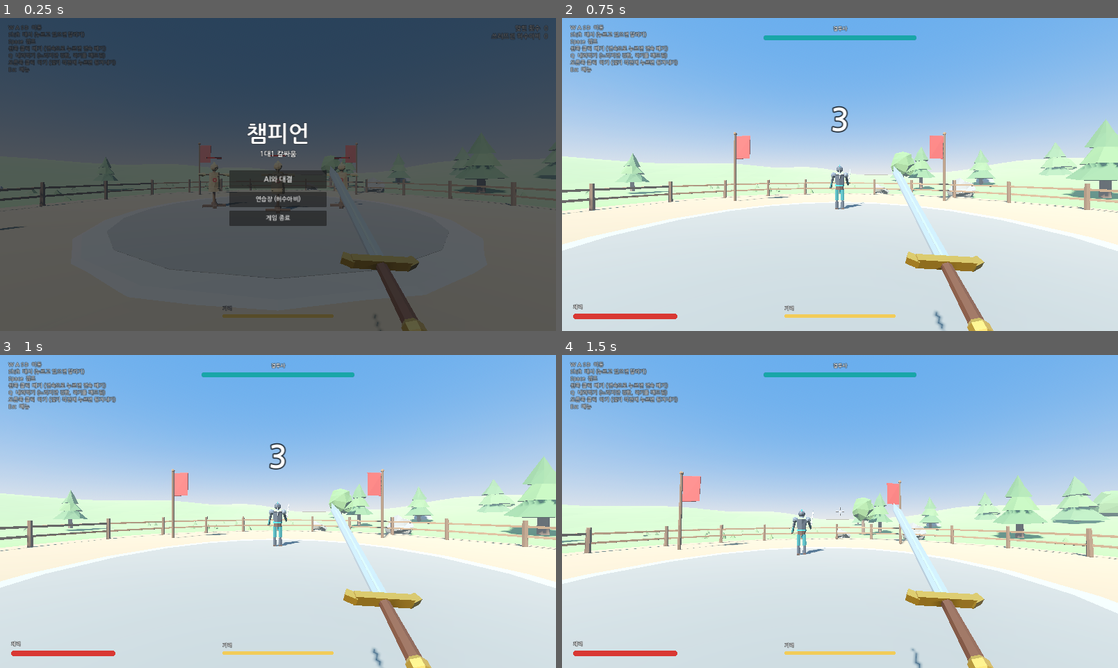
Above: before the commit, frames 1-4 (two rows, left to right).
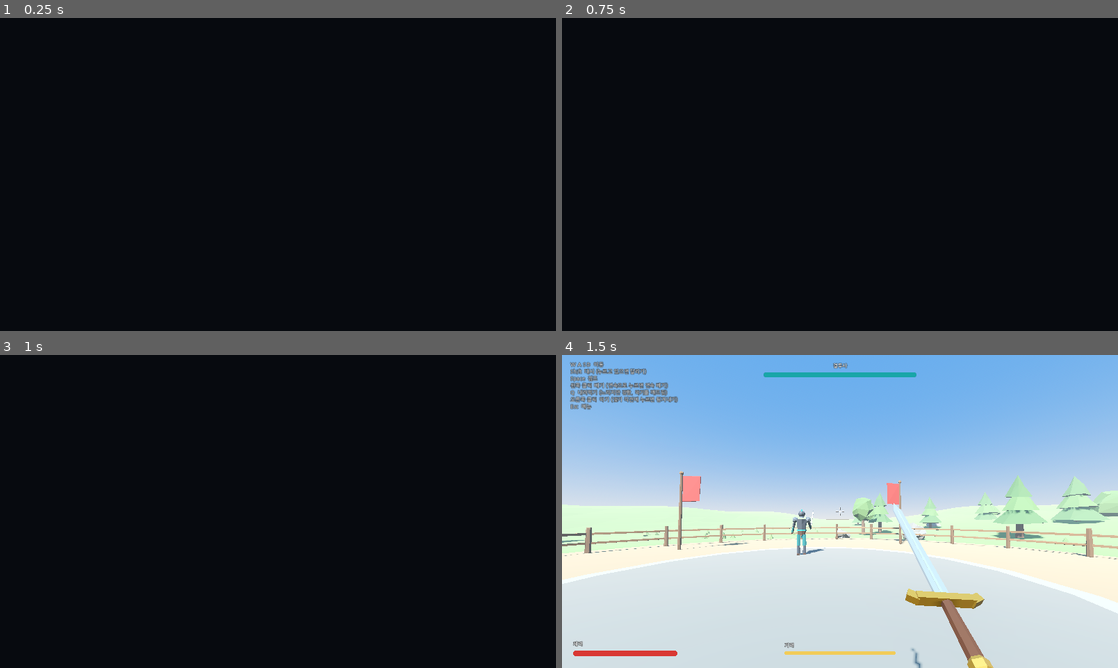
Above: after the commit, the same moments.

Repository: Dinosaur-894985/Champion
Game: Godot game, scene res://scenes/main.tscn
Same seed, same stepped clock (60 frames per second), same inputs: the game is played once before the commit and once after it.
Inputs (mouse positions are in pixels of both pictures, inside the frame that each line leads up to):
- Up to frame 1 (0.25 s): no input
- Up to frame 2 (0.75 s): click "AI와 대결" at 0.5 s
- Up to frame 3 (1 s): no input
- Up to frame 4 (1.5 s): tap Enter at 1.25 s; move the mouse to (867, 511) at 1.27 s; press the mouse at (867, 511) at 1.28 s; hold W (move_forward) from 1.28 s (still down)

The runs differ from the first frame. In frame 1, 100% of the frame differs, in the area x 0-100%, y 0-100%; in frame 2, 100%; in frame 3, 100%; in frame 4, nothing differs.

Commit message:
공격할 때 끊김 줄이기
- 칼이 부딪힐 때 잠깐 켜던 빛(OmniLight) 제거: 새 빛이 생기면 웹에서 그래픽 준비를 다시 해서 크게 멈칫함
- 시작할 때 화면을 잠깐 가린 채 불꽃, 파편, 피해 숫자, 번쩍임, 잔상을 미리 한 번씩 그려 둠
- 히트스톱(맞힐 때 멈칫하는 연출)을 조금 짧고 약하게
- 자동 점검에 프레임 시간 기록 추가

Co-Authored-By: Claude Opus 5.5 <noreply@anthropic.com>
Claude-Session: https://claude.ai/code/session_01Au6hqnzNnoTsPKPicnu5WT

Diff:
--- a/scripts/duelist.gd
+++ b/scripts/duelist.gd
@@ -558,3 +558,20 @@
 	tw.tween_property(label, "modulate:a", 0.0, 0.8).set_delay(0.3)
 	tw.tween_property(label, "outline_modulate:a", 0.0, 0.8).set_delay(0.3)
 	tw.chain().tween_callback(label.queue_free)
+
+
+## 시작 전에 맞았을 때 효과(번쩍임, 피해 숫자)를 한 번 그려 둔다.
+func warmup(pos: Vector3) -> void:
+	_flash = 0.05
+	# 숫자 글자도 크기별로 미리 그려 둔다 (글자를 처음 만들 때도 멈칫한다)
+	for size in [72, 96]:
+		var label := Label3D.new()
+		label.text = "0123456789"
+		label.billboard = BaseMaterial3D.BILLBOARD_ENABLED
+		label.no_depth_test = true
+		label.font_size = size
+		label.outline_size = 18
+		label.pixel_size = 0.0005
+		get_parent().add_child(label)
+		label.global_position = pos
+		get_tree().create_timer(0.3, false).timeout.connect(label.queue_free)
--- a/scripts/dummy.gd
+++ b/scripts/dummy.gd
@@ -196,3 +196,20 @@
 		target.y = _hp_root.global_position.y
 		if target.distance_to(_hp_root.global_position) > 0.01:
 			_hp_root.look_at(target, Vector3.UP, true)
+
+
+## 시작 전에 맞았을 때 효과(번쩍임, 피해 숫자)를 한 번 그려 둔다.
+func warmup(pos: Vector3) -> void:
+	_flash = 0.05
+	# 숫자 글자도 크기별로 미리 그려 둔다 (글자를 처음 만들 때도 멈칫한다)
+	for size in [72, 96]:
+		var label := Label3D.new()
+		label.text = "0123456789"
+		label.billboard = BaseMaterial3D.BILLBOARD_ENABLED
+		label.no_depth_test = true
+		label.font_size = size
+		label.outline_size = 18
+		label.pixel_size = 0.0005
+		get_parent().add_child(label)
+		label.global_position = pos
+		get_tree().create_timer(0.3, false).timeout.connect(label.queue_free)
--- a/scripts/fx.gd
+++ b/scripts/fx.gd
@@ -23,7 +23,6 @@
 	m.shading_mode = BaseMaterial3D.SHADING_MODE_UNSHADED
 	m.albedo_color = color
 	p.material_override = m
-	_flash_light(world, pos, color)
 
 
 ## 몸에 맞은 자리에서 작은 조각들이 튄다.
@@ -55,15 +54,3 @@
 	p.emitting = true
 	p.get_tree().create_timer(life + 0.3, false).timeout.connect(p.queue_free)
 	return p
-
-
-static func _flash_light(world: Node, pos: Vector3, color: Color) -> void:
-	var light := OmniLight3D.new()
-	light.light_color = color
-	light.light_energy = 4.0
-	light.omni_range = 3.0
-	world.add_child(light)
-	light.global_position = pos
-	var tw := light.create_tween()
-	tw.tween_property(light, "light_energy", 0.0, 0.18)
-	tw.tween_callback(light.queue_free)
--- a/scripts/hud.gd
+++ b/scripts/hud.gd
@@ -264,6 +264,19 @@
 	get_tree().paused = true
 
 
+## 잠깐 화면을 검게 가린다 (그 사이 효과를 미리 그려 둠).
+func cover(seconds: float) -> void:
+	var rect := ColorRect.new()
+	rect.color = Color(0.03, 0.04, 0.06)
+	rect.set_anchors_preset(Control.PRESET_FULL_RECT)
+	rect.mouse_filter = Control.MOUSE_FILTER_IGNORE
+	_root.add_child(rect)
+	var tw := rect.create_tween()
+	tw.tween_interval(seconds)
+	tw.tween_property(rect, "modulate:a", 0.0, 0.2)
+	tw.tween_callback(rect.queue_free)
+
+
 func hide_menu() -> void:
 	_overlay.visible = false
 	_menu_kind = ""
--- a/scripts/main.gd
+++ b/scripts/main.gd
@@ -42,6 +42,8 @@
 		_setup_duel()
 	else:
 		_setup_practice()
+
+	_warmup()
 
 	if first_launch:
 		hud.show_menu("start")
@@ -78,6 +80,24 @@
 	duelist.died.connect(_on_round_end.bind(true))
 	player.died.connect(_on_round_end.bind(false))
 	player.controls_enabled = false
+
+
+## 효과(불꽃, 파편, 피해 숫자, 번쩍임)를 시작 전에 한 번씩 몰래 그려 둔다.
+## 처음 그릴 때 그래픽 준비(셰이더 컴파일)로 화면이 멈칫하는데, 특히 웹에서 심하다.
+## 그래서 싸우는 도중이 아니라 시작 화면이 가려진 동안 미리 해 둔다.
+func _warmup() -> void:
+	hud.cover(0.5)
+	var cam := player.camera
+	var p := cam.global_position - cam.global_transform.basis.z * 2.5
+	Fx.sparks(self, p, Vector3.UP, 4)
+	Fx.sparks(self, p, Vector3.UP, 4, Color(0.7, 0.9, 1.0))
+	Fx.impact(self, p, Vector3.UP, Color(0.75, 0.1, 0.08), 4)
+	player.warmup()
+	if duelist:
+		duelist.warmup(p)
+	for d in get_children():
+		if d is TrainingDummy:
+			d.warmup(p)
 
 
 func _countdown() -> void:
--- a/scripts/player.gd
+++ b/scripts/player.gd
@@ -279,6 +279,12 @@
 	stamina = maxf(stamina - amount, 0.0)
 	_regen_wait = REGEN_DELAY
 	stamina_changed.emit(stamina, MAX_STAMINA)
+
+
+## 시작 전에 잔상 효과를 한 번 그려 둔다 (첫 공격 때 멈칫하지 않도록).
+func warmup() -> void:
+	var trail_mat: StandardMaterial3D = _trail.material_override
+	trail_mat.albedo_color.a = 0.02
 
 
 # ---------------- 대시 ----------------
@@ -538,8 +544,8 @@
 func _on_hit_landed(heavy: bool) -> void:
 	_shake = 0.6 if heavy else 0.3
 	# 타격감: 아주 잠깐 시간을 멈춘다 (히트스톱)
-	Engine.time_scale = 0.05
-	await get_tree().create_timer(0.07 if heavy else 0.04, true, false, true).timeout
+	Engine.time_scale = 0.1
+	await get_tree().create_timer(0.06 if heavy else 0.035, true, false, true).timeout
 	Engine.time_scale = 1.0
 
 
--- a/tests/smoke_test.gd
+++ b/tests/smoke_test.gd
@@ -48,8 +48,17 @@
 	root.add_child(_game)
 
 
+var _last_us := 0
+var _spikes := []
+
+
 func _process(_delta: float) -> bool:
 	_frame += 1
+	var now := Time.get_ticks_usec()
+	if _last_us > 0 and _frame > 20:
+		var ms := (now - _last_us) / 1000.0
+		_spikes.append([ms, "%s#%d" % [_phase, _frame]])
+	_last_us = now
 	if _phase == "practice":
 		_practice_step()
 	elif _phase == "duel":
@@ -159,6 +168,9 @@
 		_fail.append("block/parry never worked")
 	if is_instance_valid(ai):
 		print("AI stats ", ai.stats)
+	_spikes.sort_custom(func(a, b): return a[0] > b[0])
+	var med: float = _spikes[_spikes.size() / 2][0] if _spikes.size() > 0 else 0.0
+	print("FRAMES median=%.1fms worst=%s" % [med, _spikes.slice(0, 8)])
 	print("SMOKE => %s %s" % ["OK" if _fail.is_empty() else "FAIL", _fail])
 	_phase = "done"
 	quit(0 if _fail.is_empty() else 1)
